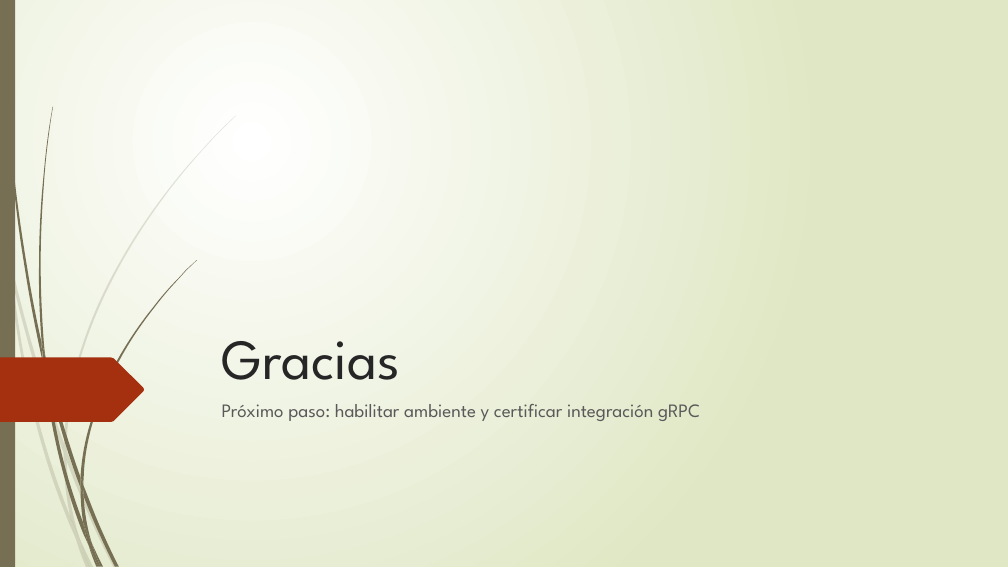
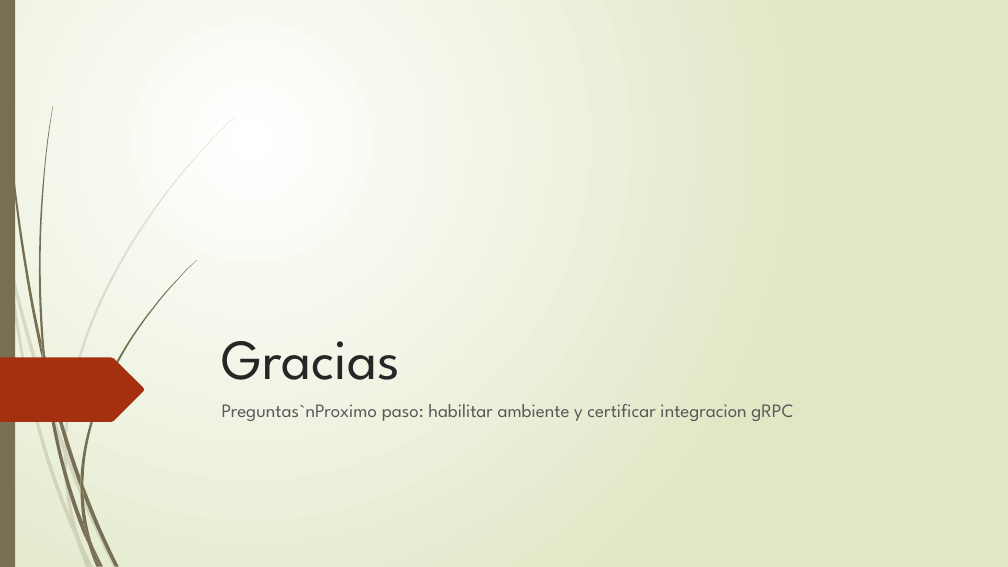
Before and after one commit to ymonne32/Plataforma-USSD, a slide deck: slide 20 of docs/Presentacion_Reto_USSD_QA.pptx. Drawn at 1008x567 pixels with LibreOffice and Linux fonts; fonts in the diff are those of the drawing. Boxes give left, top, right and bottom in pixels: in the first picture for what was removed or moved away, otherwise in the second. Text is boxed around its words. In the diff, an @@ line names an element or a change of style, - is before the commit and + after.

```diff
--- a/docs/Presentacion_Reto_USSD_QA.pptx
+++ b/docs/Presentacion_Reto_USSD_QA.pptx
@@ subtitle at (x1=222, y1=404, x2=793, y2=421): text changed @@
-Próximo paso: habilitar ambiente y certificar integración gRPC
+Preguntas`nProximo paso: habilitar ambiente y certificar integracion gRPC
```
Also in this commit, not shown: 15 other slides changed, 9 other files.
